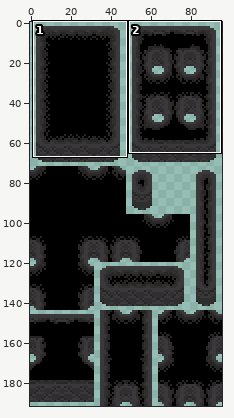
Edited in one commit: pixel-art file (Aseprite/cave_tilesheet_new.aseprite). Above, an overview of the earlier version with the close-up marked.
Close-up. Before:
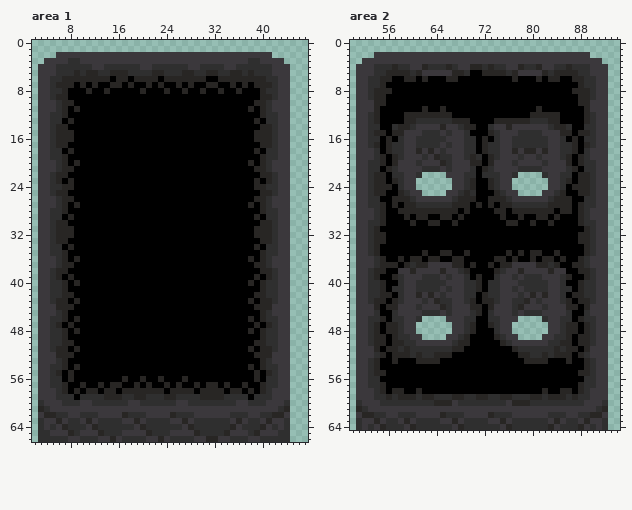
96x192 pixels, 1 frame. Shown: area 1: x 2..47, y 0..66; area 2: x 50..94, y 0..64.
Now the later version:
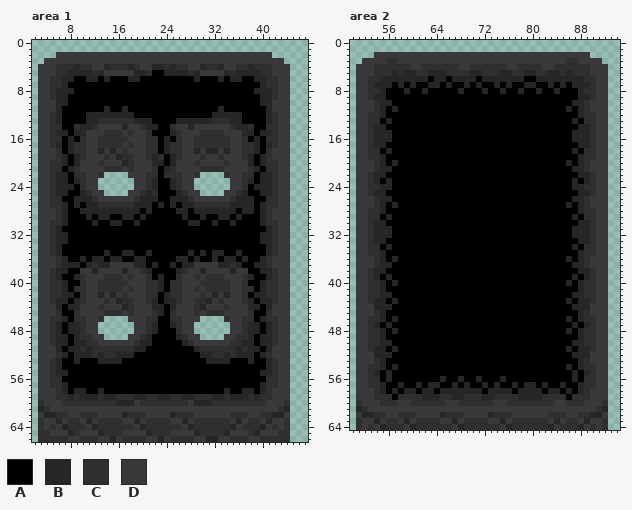
Palette (. is transparent): A #000000  B #282624  C #2f2f2f  D #3b383c
Commit message: Implemented new cave tilesheet and updated colliders.
From old to new:
Changed rows in their new state; - is an unchanged pixel.
Area 1, layer "Cave Tiles":
first column x 5:
 3 ---DD----------------------------DD---
 4 ----B----B---B---BB-B----B--B----B----
 5 ---B-B-CBDDDDDBB-AABBB-CBDDDDBC-B-B---
 6 ----AA--A--AAB-AAA-AAAAA-A---A--AA----
 7 -C-A-A-A--AA-A--A-A--A-A--AA--A-A-A-C-
 8 -B-B--A--A-----A---A--A--A--A--A--B-B-
10 -B-A------------------------------A-B-
11 -BA-A----B--B---------------B----A-AB-
12 -BA---BBBBBBBB-------------BBBBB---AB-
13 -B-A--BBCCCCCCBBB----BBBBBBCCCBB--A-B-
14 -CA-CBBCDDDDBDDCBB--CDDBDDDDDDCBBC-AC-
15 ---ABBDDDCCCDCDDC---BCDDDCCCCDDDBBA---
16 -CA--CDDCCCCCDDDCC-B-CDDCCCCCCDDC--AC-
17 --ABCCDDCCCCDCDDCC-BCCDDCCCCCCDDCCBA--
18 D---CCDDBDBDCDDDCC-BCCDDBDBBDBDDCC---D
19 D---BCDDDCDBCCDDCBC-BCDDDCDDCDDDCB---D
20 C----DDDCDDDBCDDDBB-BDDDCDDDDCDDD----C
21 C-A-CDDDDCCCDCDDDC-BCDDDDCCCCDDDDC-A-C
22 ----CCDDC....DDDCC-CCCDDC....CDDCC----
23 --BABCDD......DDCB--BCDD......DDCBAB--
24 -B---CDD......DDCB--BCDD......DDC---B-
25 -----BCDD....DDCBC---BCDD....DDCB-----
26 C-AABBBCDDDDDDCBBB--BBBCDDDDDDCBBBAA-C
27 C-----BBCCCCCCBBB-B-B-BBCCCCCCBBB----C
28 D----BBBBBBBBBB-B----BB-BBBBBBB-BB---D
29 D-BA--B-BB--BB-B------B--B--BB-B--AB-D
30 -C-----B--BB--B--------BB--B--B-----C-
31 --AA------------------------------AA--
32 ---A------------------------------A---
34 -B-A------------------------------A-B-
35 -BA------B--BB--B------B-B-BB--B---AB-
36 ----AB-BB-BB--BB-----BB-B--B-BB-BA----
37 ----B-BCBBDDDDBB-B--B-BBDDDDBBCB------
38 -----DDBDDDDBDDCB----BCDDBDDDDBDD-----
39 ---ABCDDDCCCDCDDC-B--CDDCDCCCDDDCBA---
40 ----ACDDCCCCCDDDCCB-CCDDDCCCCCDDCA----
41 ----CCDDCCCCDCDDCCB-CCDDCDCCCCDDCC----
42 -----CDDBDBDCDDDCC-BCCDDDCDBDBDDC-----
43 -----CDDDCDBCCDDCB-BBCDDCCBDCDDDC-----
44 --A-BDDDCDDDBCDDDBB-BDDDCBDDDCDDDB-A--
45 --A-CDDDDCCCDCDDDCB-CDDDCDCCCDDDDC-A--
46 ----CCDDC....DDDCC--CCDDD....CDDCC----
47 ----BCDD......DDCB--BCDD......DDCB----
48 -BAB-CDD......DDCB---CDD......DDC-BAB-
49 -B--BCCDD....DDCB----BCDD....DDCCB--B-
50 -B-ABBCCDDDDDDCBB-----BCDDDDDDCCBBA-B-
51 D-AB-CBCCCCCCCBB--------BCCCCCCBC-BA-D
52 -C-ABBBCBCCBBB-----------BBCCBCBBBA-C-
53 CBA-B---BBBB--------------BBBB---B-ABC
54 -BA-A----------------------------A-AB-
55 --BA------------------------------AB--
56 ---A--------A--A--A---A-----------A---
57 -----A--A-AA--A-A--A-A--A-AA-A--A-----
58 -----BAABAA-AAAAAAA-AAAA-AAAABAAB-----
59 ---BCBBB---C------B-C-BB-CC---BBBCB---
60 -----CC----BBB-------CCDBBB----CC-----
Area 2, layer "Cave Tiles":
first column x 53:
 3 ---CC----------------------------CC---
 4 ----C----C---C---CC-C----C--C----C----
 5 ---C-C-BCCBBBCCC-BBCCC-BCCBBCCB-C-C---
 6 ----BB--B--BBA-BBB-BBBBB-B---B--BB----
 7 -B-B-B-B--BB-B--B-B--B-B--BB--B-B-B-B-
 8 -C-A--B--B-----B---B--B--B--B--B--A-C-
10 -C-B------------------------------B-C-
11 -CB-B----A--A---------------A----B-BC-
12 -CB---AAAAAAAA-------------AAAAA---BC-
13 -C-B--AAAAAAAAAAA----AAAAAAAAAAA--B-C-
14 -BB-AAAAAAAAAAAAAA--AAAAAAAAAAAAAA-BB-
15 ---BAAAAAAAAAAAAA---AAAAAAAAAAAAAAB---
16 -BB--AAAAAAAAAAAAA-A-AAAAAAAAAAAA--BB-
17 --BAAAAAAAAAAAAAAA-AAAAAAAAAAAAAAAAB--
18 C---AAAAAAAAAAAAAA-AAAAAAAAAAAAAAA---C
19 C---AAAAAAAAAAAAAAA-AAAAAAAAAAAAAA---C
20 D----AAAAAAAAAAAAAA-AAAAAAAAAAAAA----D
21 D-B-AAAAAAAAAAAAAA-AAAAAAAAAAAAAAA-B-D
22 ----AAAAAAAAAAAAAA-AAAAAAAAAAAAAAA----
23 --ABAAAAAAAAAAAAAA--AAAAAAAAAAAAAABA--
24 -C---AAAAAAAAAAAAA--AAAAAAAAAAAAA---C-
25 -----AAAAAAAAAAAAA---AAAAAAAAAAAA-----
26 D-BBAAAAAAAAAAAAAA--AAAAAAAAAAAAAABB-D
27 D-----AAAAAAAAAAA-A-A-AAAAAAAAAAA----D
28 C----AAAAAAAAAA-A----AA-AAAAAAA-AA---C
29 C-AB--A-AA--AA-A------A--A--AA-A--BA-C
30 -B-----A--AA--A--------AA--A--A-----B-
31 --BB------------------------------BB--
32 ---B------------------------------B---
34 -C-B------------------------------B-C-
35 -CB------A--AA--A------A-A-AA--A---BC-
36 ----BA-AA-AA--AA-----AA-A--A-AA-AB----
37 ----A-AAAAAAAAAA-A--A-AAAAAAAAAA------
38 -----AAAAAAAAAAAA----AAAAAAAAAAAA-----
39 ---BAAAAAAAAAAAAA-A--AAAAAAAAAAAAAB---
40 ----BAAAAAAAAAAAAAA-AAAAAAAAAAAAAB----
41 ----AAAAAAAAAAAAAAA-AAAAAAAAAAAAAA----
42 -----AAAAAAAAAAAAA-AAAAAAAAAAAAAA-----
43 -----AAAAAAAAAAAAA-AAAAAAAAAAAAAA-----
44 --B-AAAAAAAAAAAAAAA-AAAAAAAAAAAAAA-B--
45 --B-AAAAAAAAAAAAAAA-AAAAAAAAAAAAAA-B--
46 ----BAAAAAAAAAAAAA--AAAAAAAAAAAAAB----
47 ----AAAAAAAAAAAAAA--AAAAAAAAAAAAAA----
48 -CBA-AAAAAAAAAAAAA---AAAAAAAAAAAA-ABC-
49 -C--AAAAAAAAAAAAA----AAAAAAAAAAAAA--C-
50 -C-BAAAAAAAAAAAAA-----AAAAAAAAAAAAB-C-
51 C-BA-AAAAAAAAAAA--------AAAAAAAAA-AB-C
52 -B-BAAAAAAAAAA-----------AAAAAAAAAB-B-
53 DCB-A---AAAA--------------AAAA---A-BCD
54 -CB-B----------------------------B-BC-
55 --AB------------------------------BA--
56 ---B--------B--B--B---B-----------B---
57 -----B--B-BB--B-B--B-B--B-BB-B--B-----
58 -----ABBABB-BBBBBBB-BBBB-BBBBABBA-----
59 ---CACCC---B------C-B-CC-BB---CCCAC---
60 -----DD----CCD-------DDCCCC----DD-----
Changed places in both close-ups, as pixel boxes (x1, y1, x2, y2):
changed: (50, 58, 278, 406)
changed: (368, 58, 596, 406)
